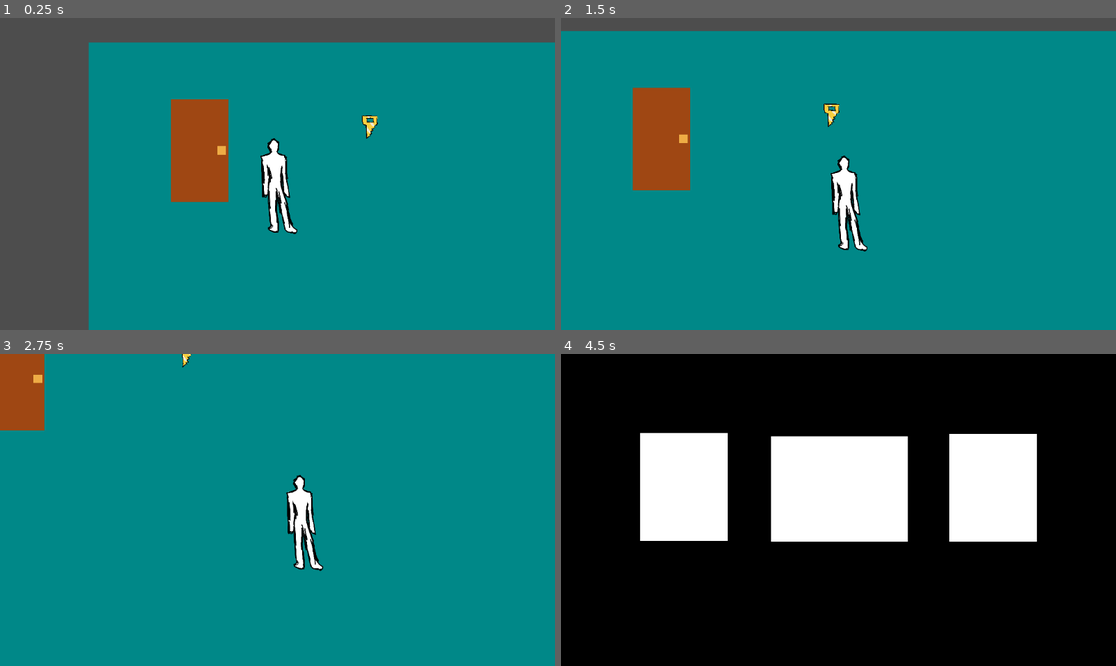
Above: before the commit, frames 1-4 (two rows, left to right).
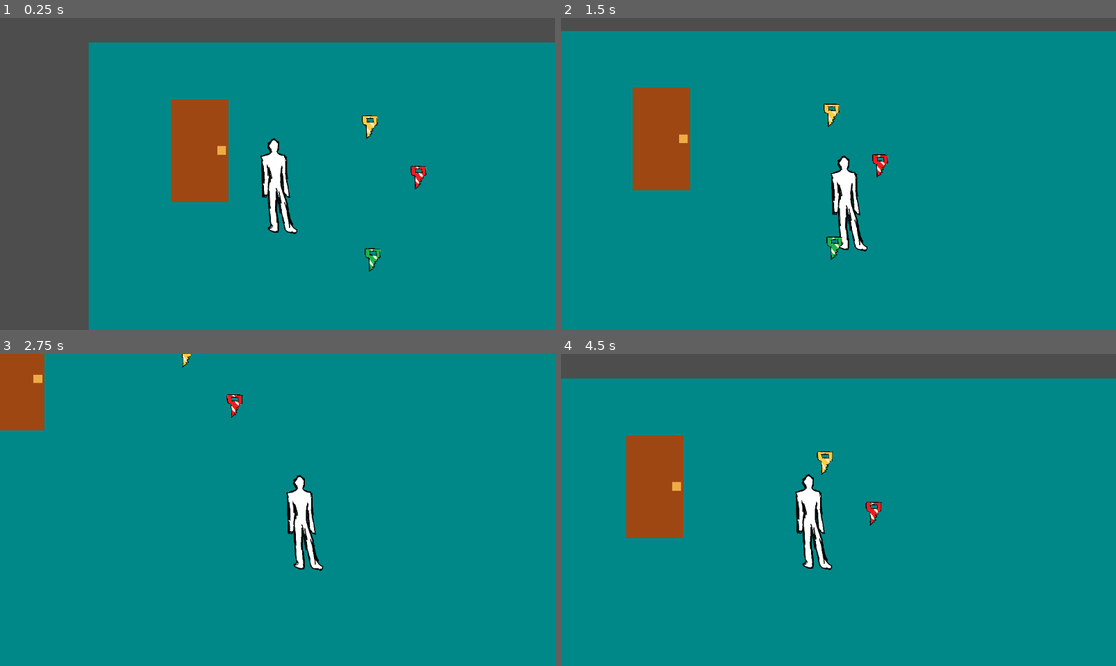
Above: after the commit, the same moments.

Repository: ThiagoAndradeFerraz/Prototype2024
Game: Godot game, scene res://levels/tests/test1.tscn
The game is run twice, just before and just after one commit, with the same random seed, the same clock (stepped at 60 frames per second) and the same inputs. The project has no main scene, so this scene is started directly.
Inputs:
- Up to frame 1 (0.25 s): no input
- Up to frame 2 (1.5 s): tap Enter (select) at 0.5, 1.35 s; hold D (move_right) 0.53-1.28 s; hold Enter (select) 0.53-1.28 s; tap E (action) at 0.6 s; hold S (move_down) from 1.28 s (still down)
- Up to frame 3 (2.75 s): tap E (action) at 1.55, 2.1 s; release S (move_down) at 2.03 s; hold D (move_right) from 2.03 s (still down); hold Enter (select) from 2.03 s (still down)
- Up to frame 4 (4.5 s): release D (move_right) at 2.78 s; release Enter (select) at 2.78 s; hold W (move_up) 2.78-3.53 s; tap Enter (select) at 2.85, 4.35 s; tap E (action) at 3.05, 3.6 s; hold Enter (select) 3.53-4.28 s; hold A (move_left) from 3.53 s (still down); tap T (open_inventory) at 4.15 s

The runs differ from the first frame. In frame 1, 0.3% of the frame differs, in the area x 65-77%, y 47-82%; in frame 2, 0.3%; in frame 3, 0.1%; in frame 4, 99%, in the area x 0-100%, y 0-100%.

Commit message:
roda do invetnario funcional

Diff:
--- a/UI/Inventory/inventory_ui.tscn
+++ b/UI/Inventory/inventory_ui.tscn
@@ -23,41 +23,56 @@
 grow_vertical = 2
 color = Color(0, 0, 0, 1)
 
-[node name="img_prev_item" type="ColorRect" parent="inventoy_control"]
-layout_mode = 1
-anchors_preset = 4
-anchor_top = 0.5
-anchor_bottom = 0.5
-offset_left = 164.0
-offset_top = -160.0
-offset_right = 346.0
-offset_bottom = 64.0
-grow_vertical = 2
-
-[node name="img_current_item" type="ColorRect" parent="inventoy_control"]
+[node name="control_img_left" type="Control" parent="inventoy_control"]
 layout_mode = 1
 anchors_preset = 8
 anchor_left = 0.5
 anchor_top = 0.5
 anchor_right = 0.5
 anchor_bottom = 0.5
-offset_left = -140.0
-offset_top = -153.0
-offset_right = 144.0
-offset_bottom = 66.0
+offset_left = -20.0
+offset_top = -161.0
+offset_right = 145.0
+offset_bottom = 58.0
 grow_horizontal = 2
 grow_vertical = 2
 
-[node name="img_next_item" type="ColorRect" parent="inventoy_control"]
+[node name="Sprite2D" type="Sprite2D" parent="inventoy_control/control_img_left"]
+position = Vector2(48, 124)
+scale = Vector2(0.155406, 0.155406)
+
+[node name="control_img_center" type="Control" parent="inventoy_control"]
 layout_mode = 1
-anchors_preset = 6
-anchor_left = 1.0
+anchors_preset = 8
+anchor_left = 0.5
 anchor_top = 0.5
-anchor_right = 1.0
+anchor_right = 0.5
 anchor_bottom = 0.5
-offset_left = -346.0
-offset_top = -158.0
-offset_right = -164.0
-offset_bottom = 66.0
-grow_horizontal = 0
+offset_left = 120.0
+offset_top = -161.0
+offset_right = 285.0
+offset_bottom = 58.0
+grow_horizontal = 2
 grow_vertical = 2
+
+[node name="Sprite2D" type="Sprite2D" parent="inventoy_control/control_img_center"]
+position = Vector2(70, 117)
+scale = Vector2(0.256757, 0.256757)
+
+[node name="control_img_right" type="Control" parent="inventoy_control"]
+layout_mode = 1
+anchors_preset = 8
+anchor_left = 0.5
+anchor_top = 0.5
+anchor_right = 0.5
+anchor_bottom = 0.5
+offset_left = 295.0
+offset_top = -161.0
+offset_right = 460.0
+offset_bottom = 58.0
+grow_horizontal = 2
+grow_vertical = 2
+
+[node name="Sprite2D" type="Sprite2D" parent="inventoy_control/control_img_right"]
+position = Vector2(48, 124)
+scale = Vector2(0.155406, 0.155406)
--- a/UI/Inventory/scripts/inventory_ui.gd
+++ b/UI/Inventory/scripts/inventory_ui.gd
@@ -1,6 +1,15 @@
 extends CanvasLayer
 
+var center_item_index : int = 0
+
+var slot_left : Sprite2D
+var slot_center : Sprite2D
+var slot_right : Sprite2D
+
 func _ready():
+	slot_left = $"inventoy_control/control_img_left/Sprite2D"
+	slot_center = $"inventoy_control/control_img_center/Sprite2D"
+	slot_right = $"inventoy_control/control_img_right/Sprite2D"
 
 	visible = false
 
@@ -10,53 +19,101 @@
 
 		if(event.is_action_pressed("open_inventory") and not get_tree().paused):
 
-			show_inventory()
+			if(visible):
+				close_inventory()
+			else:
+				show_inventory()
 
 		elif(event.is_action_pressed("pause")):
 
-			visible = false
+			close_inventory()
 
 		elif(event.is_action_pressed("select")):
 
-			if(visible):
+			if(visible): # command valid only if inventory is opened
 				select_item()
 
+		elif(event.is_action_pressed("move_right")):
+
+			if(visible): # command valid only if inventory is opened
+				if(InventoryManager.inventory.size() > 0):
+					center_item_index = center_item_index + 1
+
+					load_items()
+
+		elif(event.is_action_pressed("move_left")):
+
+			if(visible): # command valid only if inventory is opened
+				if(InventoryManager.inventory.size() > 0):
+					center_item_index = center_item_index - 1
+
+					load_items()
 
 func select_item():
-
-	'''
-	TODO: Implementar os seguintes cenários:
-
-		* Seleção de item sem comparação com algum esperado
-
-		* Seleção de item com comparação de algum item esperado
-			* Desconenctar o objeto a ser comparado do sinal
-	'''
 
 	if(InventoryManager.expected_item != null):
 
 		print(InventoryManager.expected_item.name)
+
+		# TODO: compare item. Maybe pass the selected item as argument?
 		EventManager.notify_interacted_using_inv_item()
-		show_inventory()
+
+		close_inventory()
 
 	else:
-
 		print("PLAYER: consumiu item")
+		close_inventory()
 
 	pass
-
 
 func show_inventory():
 
 	# TODO: precisa impedir que o jogador ande enquanto estiver aberto
+	load_items()
+	visible = true
 
-	'''
-	TODO:
-		* carregar dados do inventário
-		* impedir que o jogador ande enquanto estiver com o inventario aberto
-	'''
+func close_inventory():
 
-	visible = not visible
+	visible = false
+	InventoryManager.set_expected_item(null) # reseting the expected item
 
-	if(not visible):
-		InventoryManager.set_expected_item(null) # reseting the expected item when closing inventory
+func load_items():
+
+	if(InventoryManager.inventory.size() == 0):
+		return
+
+	if(center_item_index > InventoryManager.inventory.size() - 1):
+		center_item_index = 0
+
+	elif (center_item_index < 0):
+		center_item_index = InventoryManager.inventory.size() - 1
+
+	# fill the center
+
+	slot_center.texture = InventoryManager.inventory[center_item_index].inventory_icon
+	slot_center.scale.x = 0.257
+	slot_center.scale.y = 0.257
+
+	# if has right, fill right
+
+	if(InventoryManager.inventory.size() > 1):
+
+		if(center_item_index == InventoryManager.inventory.size() - 1):
+			slot_right.texture = InventoryManager.inventory[0].inventory_icon
+		else:
+			slot_right.texture = InventoryManager.inventory[center_item_index + 1].inventory_icon
+
+		slot_right.scale.x = 0.155
+		slot_right.scale.y = 0.155
+
+	# if has 3 or more, fill left too
+
+	if(InventoryManager.inventory.size() >= 3):
+
+		if(center_item_index == 0):
+			slot_left.texture = InventoryManager.inventory[InventoryManager.inventory.size() - 1].inventory_icon
+		else:
+			slot_left.texture = InventoryManager.inventory[center_item_index - 1].inventory_icon
+
+		slot_left.scale.x = 0.155
+		slot_left.scale.y = 0.155
--- a/entities/collectibles/collectible.tscn
+++ b/entities/collectibles/collectible.tscn
@@ -1,7 +1,7 @@
 [gd_scene load_steps=3 format=3 uid="uid://b8v8jmo0n3tsp"]
 
 [ext_resource type="PackedScene" uid="uid://cbrl12vom11n7" path="res://composition/interactible/interactible_handler.tscn" id="1_4xrr8"]
-[ext_resource type="Texture2D" uid="uid://t7euqv4u5ah4" path="res://entities/collectibles/sprites/key1_world.png" id="2_u8ytw"]
+[ext_resource type="Texture2D" uid="uid://t7euqv4u5ah4" path="res://entities/collectibles/key1/sprites/key1_world.png" id="2_u8ytw"]
 
 [node name="Collectible" type="StaticBody2D"]
 
--- a/entities/collectibles/key1.tres
+++ b/entities/collectibles/key1/key1.tres
@@ -1,8 +1,8 @@
 [gd_resource type="Resource" script_class="InventoryItem" load_steps=4 format=3 uid="uid://bocevla07e1l4"]
 
 [ext_resource type="Script" path="res://entities/inventory/inventory_item.gd" id="1_32waf"]
-[ext_resource type="Texture2D" uid="uid://dinur4w1d1i8s" path="res://entities/collectibles/sprites/key1_inv.png" id="1_dbfqp"]
-[ext_resource type="Texture2D" uid="uid://t7euqv4u5ah4" path="res://entities/collectibles/sprites/key1_world.png" id="3_8adxa"]
+[ext_resource type="Texture2D" uid="uid://dinur4w1d1i8s" path="res://entities/collectibles/key1/sprites/key1_inv.png" id="1_dbfqp"]
+[ext_resource type="Texture2D" uid="uid://t7euqv4u5ah4" path="res://entities/collectibles/key1/sprites/key1_world.png" id="3_8adxa"]
 
 [resource]
 script = ExtResource("1_32waf")
--- a/entities/collectibles/key1/key_1.tscn
+++ b/entities/collectibles/key1/key_1.tscn
@@ -1,9 +1,9 @@
 [gd_scene load_steps=6 format=3 uid="uid://ql3sbkwqa520"]
 
 [ext_resource type="Script" path="res://entities/collectibles/collectible.gd" id="1_1cqck"]
-[ext_resource type="Resource" uid="uid://bocevla07e1l4" path="res://entities/collectibles/key1.tres" id="2_cg73h"]
+[ext_resource type="Resource" uid="uid://bocevla07e1l4" path="res://entities/collectibles/key1/key1.tres" id="2_cg73h"]
 [ext_resource type="PackedScene" uid="uid://cbrl12vom11n7" path="res://composition/interactible/interactible_handler.tscn" id="3_fbmev"]
-[ext_resource type="Texture2D" uid="uid://t7euqv4u5ah4" path="res://entities/collectibles/sprites/key1_world.png" id="4_2kub3"]
+[ext_resource type="Texture2D" uid="uid://t7euqv4u5ah4" path="res://entities/collectibles/key1/sprites/key1_world.png" id="4_2kub3"]
 
 [sub_resource type="RectangleShape2D" id="RectangleShape2D_cke65"]
 size = Vector2(34, 49)
--- /dev/null
+++ b/entities/collectibles/key2/key_2.tres
@@ -0,0 +1,9 @@
+[gd_resource type="Resource" script_class="InventoryItem" load_steps=3 format=3 uid="uid://bkpvhsb30qnmo"]
+
+[ext_resource type="Script" path="res://entities/inventory/inventory_item.gd" id="1_7tcjn"]
+[ext_resource type="Texture2D" uid="uid://kuioakqke64j" path="res://entities/collectibles/key2/sprites/key2_inv.png" id="1_nihq5"]
+
+[resource]
+script = ExtResource("1_7tcjn")
+name = "chave_vermelha"
+inventory_icon = ExtResource("1_nihq5")
--- /dev/null
+++ b/entities/collectibles/key2/key_2.tscn
@@ -0,0 +1,25 @@
+[gd_scene load_steps=6 format=3 uid="uid://dsou2p5ornl5x"]
+
+[ext_resource type="Script" path="res://entities/collectibles/collectible.gd" id="1_50lm2"]
+[ext_resource type="Resource" uid="uid://bkpvhsb30qnmo" path="res://entities/collectibles/key2/key_2.tres" id="2_aa6am"]
+[ext_resource type="PackedScene" uid="uid://cbrl12vom11n7" path="res://composition/interactible/interactible_handler.tscn" id="3_yaavj"]
+[ext_resource type="Texture2D" uid="uid://chtrdwelldo5i" path="res://entities/collectibles/key2/sprites/key2_world.png" id="4_bsx20"]
+
+[sub_resource type="RectangleShape2D" id="RectangleShape2D_cke65"]
+size = Vector2(34, 49)
+
+[node name="key2" type="Node2D"]
+script = ExtResource("1_50lm2")
+item_data = ExtResource("2_aa6am")
+
+[node name="InteractibleHandler" parent="." instance=ExtResource("3_yaavj")]
+
+[node name="CollisionShape2D" type="CollisionShape2D" parent="InteractibleHandler"]
+position = Vector2(-1, -1.5)
+shape = SubResource("RectangleShape2D_cke65")
+
+[node name="Sprite2D" type="Sprite2D" parent="."]
+scale = Vector2(0.205357, 0.205357)
+texture = ExtResource("4_bsx20")
+
+[connection signal="player_interacted" from="InteractibleHandler" to="." method="_on_interactible_handler_player_interacted"]
--- /dev/null
+++ b/entities/collectibles/key3/key_3.tres
@@ -0,0 +1,9 @@
+[gd_resource type="Resource" script_class="InventoryItem" load_steps=3 format=3 uid="uid://dg5si4idefeeu"]
+
+[ext_resource type="Texture2D" uid="uid://b3t3njaer8jv1" path="res://entities/collectibles/key3/sprites/key3_inv.png" id="1_1efm4"]
+[ext_resource type="Script" path="res://entities/inventory/inventory_item.gd" id="2_bq4e2"]
+
+[resource]
+script = ExtResource("2_bq4e2")
+name = "chave_verde"
+inventory_icon = ExtResource("1_1efm4")
--- /dev/null
+++ b/entities/collectibles/key3/key_3.tscn
@@ -0,0 +1,25 @@
+[gd_scene load_steps=6 format=3 uid="uid://cfwpfu87uirgk"]
+
+[ext_resource type="Script" path="res://entities/collectibles/collectible.gd" id="1_y47ol"]
+[ext_resource type="Resource" uid="uid://dg5si4idefeeu" path="res://entities/collectibles/key3/key_3.tres" id="2_ht6uc"]
+[ext_resource type="PackedScene" uid="uid://cbrl12vom11n7" path="res://composition/interactible/interactible_handler.tscn" id="3_clapl"]
+[ext_resource type="Texture2D" uid="uid://bkdfx2tn38t8n" path="res://entities/collectibles/key3/sprites/key3_world.png" id="4_xydbe"]
+
+[sub_resource type="RectangleShape2D" id="RectangleShape2D_cke65"]
+size = Vector2(34, 49)
+
+[node name="key3" type="Node2D"]
+script = ExtResource("1_y47ol")
+item_data = ExtResource("2_ht6uc")
+
+[node name="InteractibleHandler" parent="." instance=ExtResource("3_clapl")]
+
+[node name="CollisionShape2D" type="CollisionShape2D" parent="InteractibleHandler"]
+position = Vector2(-1, -1.5)
+shape = SubResource("RectangleShape2D_cke65")
+
+[node name="Sprite2D" type="Sprite2D" parent="."]
+scale = Vector2(0.205357, 0.205357)
+texture = ExtResource("4_xydbe")
+
+[connection signal="player_interacted" from="InteractibleHandler" to="." method="_on_interactible_handler_player_interacted"]
--- a/levels/tests/test1.tscn
+++ b/levels/tests/test1.tscn
@@ -1,9 +1,11 @@
-[gd_scene load_steps=5 format=3 uid="uid://bobra2wgp1ay2"]
+[gd_scene load_steps=7 format=3 uid="uid://bobra2wgp1ay2"]
 
 [ext_resource type="PackedScene" uid="uid://gmajxo6xnsp7" path="res://entities/player/player.tscn" id="1_tfhi3"]
 [ext_resource type="PackedScene" uid="uid://ql3sbkwqa520" path="res://entities/collectibles/key1/key_1.tscn" id="2_e6osf"]
-[ext_resource type="Resource" uid="uid://bocevla07e1l4" path="res://entities/collectibles/key1.tres" id="2_krm4h"]
+[ext_resource type="Resource" uid="uid://bocevla07e1l4" path="res://entities/collectibles/key1/key1.tres" id="2_krm4h"]
 [ext_resource type="PackedScene" uid="uid://4cu0bhafaefa" path="res://entities/door/door.tscn" id="2_uvjts"]
+[ext_resource type="PackedScene" uid="uid://dsou2p5ornl5x" path="res://entities/collectibles/key2/key_2.tscn" id="5_xk41y"]
+[ext_resource type="PackedScene" uid="uid://cfwpfu87uirgk" path="res://entities/collectibles/key3/key_3.tscn" id="6_3x00j"]
 
 [node name="Test1" type="Node"]
 
@@ -25,3 +27,9 @@
 
 [node name="Player" parent="." instance=ExtResource("1_tfhi3")]
 position = Vector2(262, 183)
+
+[node name="key2" parent="." instance=ExtResource("5_xk41y")]
+position = Vector2(555, 192)
+
+[node name="key3" parent="." instance=ExtResource("6_3x00j")]
+position = Vector2(460, 363)
Renamed: entities/collectibles/sprites/key1_inv.png -> entities/collectibles/key1/sprites/key1_inv.png
Not shown, added: entities/collectibles/key1/sprites/key1_inv.png.import
Renamed: entities/collectibles/sprites/key1_world.png -> entities/collectibles/key1/sprites/key1_world.png
Not shown, added: entities/collectibles/key1/sprites/key1_world.png.import
Binary file added: entities/collectibles/key2/sprites/key2_inv.png
Not shown, added: entities/collectibles/key2/sprites/key2_inv.png.import
Binary file added: entities/collectibles/key2/sprites/key2_world.png
Not shown, added: entities/collectibles/key2/sprites/key2_world.png.import
Binary file added: entities/collectibles/key3/sprites/key3_inv.png
Not shown, changed: entities/collectibles/key3/sprites/key3_inv.png.import
Binary file added: entities/collectibles/key3/sprites/key3_world.png
Not shown, changed: entities/collectibles/key3/sprites/key3_world.png.import
